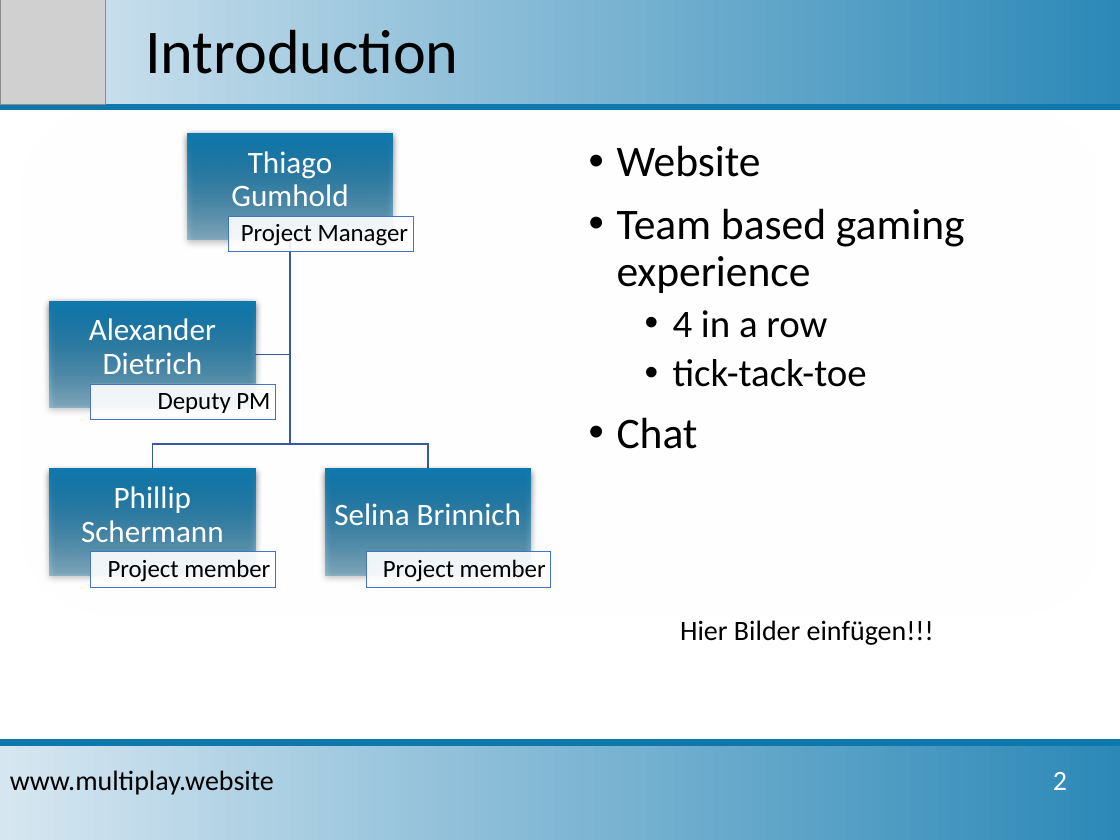
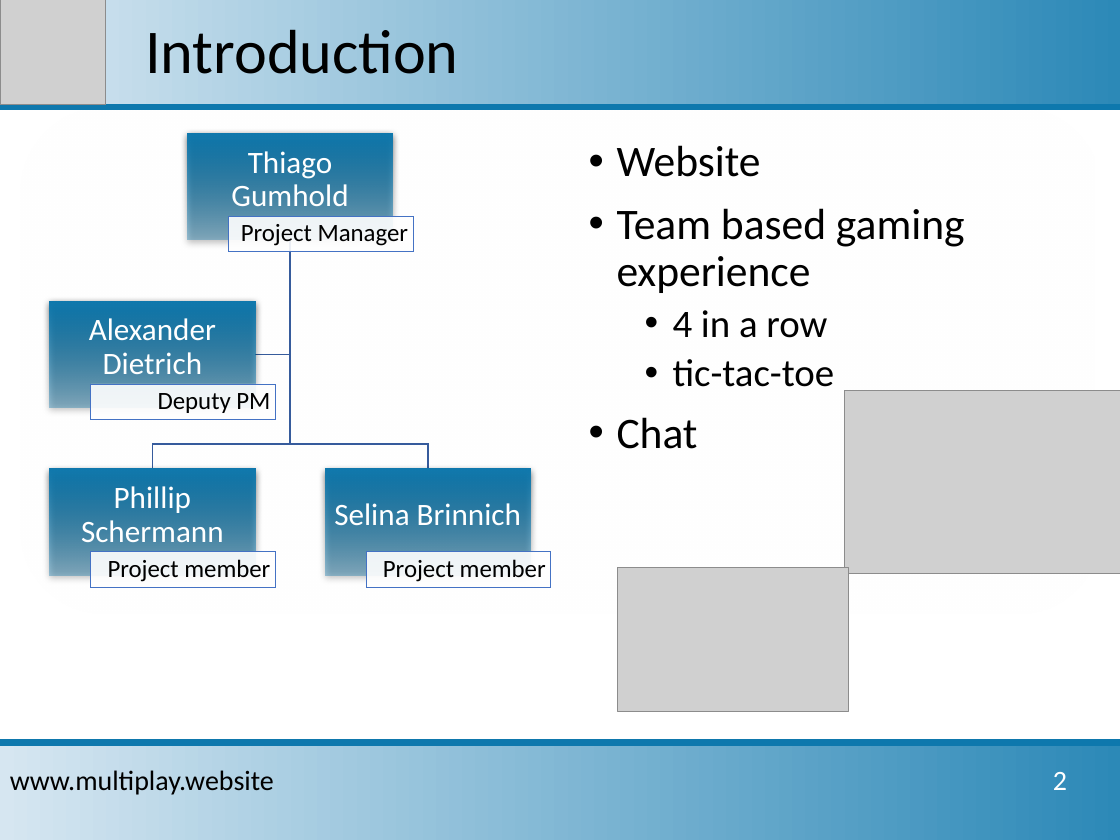
Before and after one commit to sbrinnich/MultiPlay, a slide deck: slide 3 of doc/Projektpraesentation_2017-01-23.pptx. Drawn at 1120x840 pixels with LibreOffice and Linux fonts; fonts in the diff are those of the drawing; grey boxes stand for pictures; background and template pictures are left out. Boxes give left, top, right and bottom in pixels: in the first picture for what was removed or moved away, otherwise in the second. Text is boxed around its words. In the diff, an @@ line names an element or a change of style, - is before the commit and + after.

```diff
--- a/doc/Projektpraesentation_2017-01-23.pptx
+++ b/doc/Projektpraesentation_2017-01-23.pptx
@@ text at bbox=[673, 359, 835, 387]: text changed @@
-  • tick-tack-toe
+  • tic-tac-toe
@@ picture added at bbox=[844, 391, 1120, 573] @@
@@ picture added at bbox=[618, 567, 849, 711] @@
@@ text removed at bbox=[680, 620, 934, 645] @@
-Hier Bilder einfügen!!!
```
Also in this commit, not shown: 3 other slides changed.
